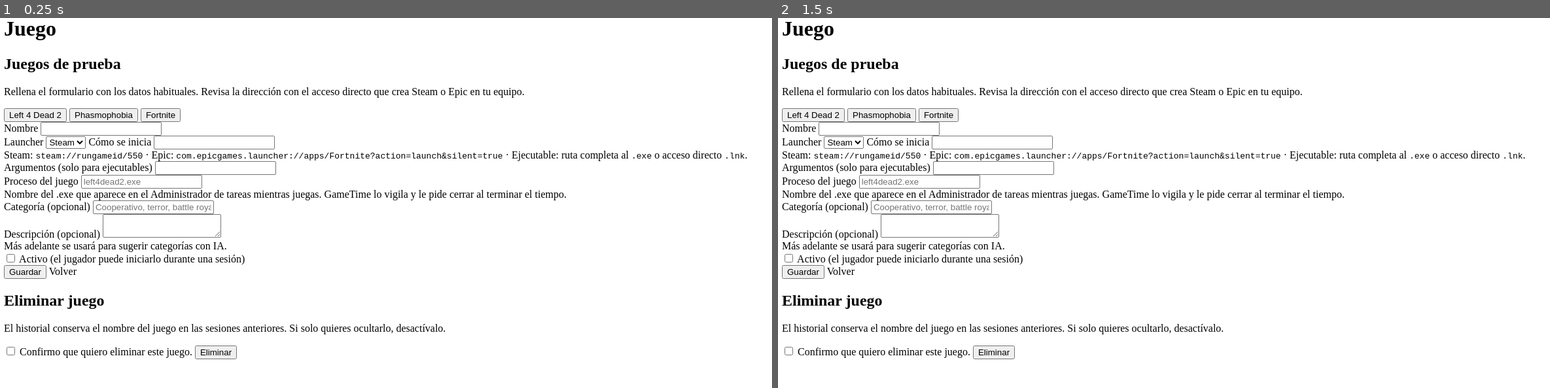
Above: before the commit, frames 1-2 (left to right).
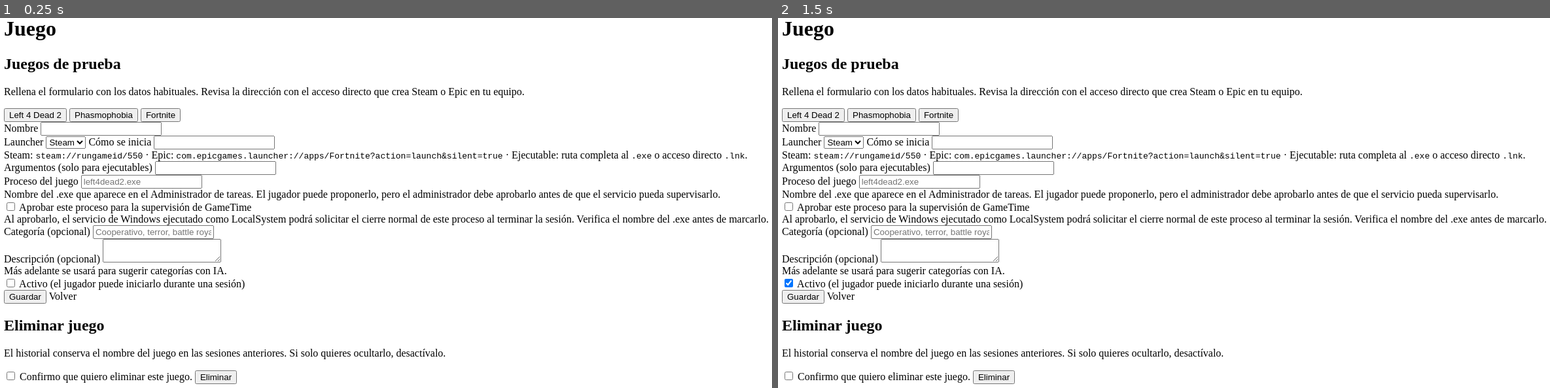
Above: after the commit, the same moments.

Repository: Davidortiz28/Game_Time
Game: browser game, page backend/src/main/resources/templates/games/form.html
Same seed, same stepped clock (60 frames per second), same inputs: the game is played once before the commit and once after it.
Inputs (mouse positions are in pixels of both pictures, inside the frame that each line leads up to):
- Up to frame 1 (0.25 s): no input
- Up to frame 2 (1.5 s): click (785, 284) at 1.27 s

The runs differ from the first frame. In frame 1, 5.0% of the frame differs, in the area x 0-100%, y 46-99%; in frame 2, 5.0%.

Commit message:
feat: require admin approval for supervised games

Diff:
--- a/backend/src/main/resources/templates/games/form.html
+++ b/backend/src/main/resources/templates/games/form.html
@@ -45,8 +45,14 @@
 
             <label for="processName">Proceso del juego</label>
             <input id="processName" type="text" th:field="*{processName}" maxlength="260" required placeholder="left4dead2.exe">
-            <div class="hint">Nombre del .exe que aparece en el Administrador de tareas mientras juegas. GameTime lo vigila y le pide cerrar al terminar el tiempo.</div>
+            <div class="hint">Nombre del .exe que aparece en el Administrador de tareas. El jugador puede proponerlo, pero el administrador debe aprobarlo antes de que el servicio pueda supervisarlo.</div>
             <div class="field-error" th:if="${#fields.hasErrors('processName')}" th:errors="*{processName}"></div>
+
+            <label class="inline">
+                <input type="checkbox" th:field="*{processSupervisionApproved}">
+                Aprobar este proceso para la supervisión de GameTime
+            </label>
+            <div class="hint">Al aprobarlo, el servicio de Windows ejecutado como LocalSystem podrá solicitar el cierre normal de este proceso al terminar la sesión. Verifica el nombre del .exe antes de marcarlo.</div>
 
             <label for="category">Categoría (opcional)</label>
             <input id="category" type="text" th:field="*{category}" maxlength="100" placeholder="Cooperativo, terror, battle royale…">
--- a/backend/src/main/resources/templates/games/list.html
+++ b/backend/src/main/resources/templates/games/list.html
@@ -16,7 +16,7 @@
         <div class="table-wrap" th:unless="${#lists.isEmpty(games)}">
             <table>
                 <thead>
-                <tr><th>Juego</th><th>Launcher</th><th>Proceso</th><th>Categoría</th><th>Estado</th><th></th></tr>
+                <tr><th>Juego</th><th>Launcher</th><th>Proceso</th><th>Categoría</th><th>Disponibilidad</th><th>Supervisión</th><th></th></tr>
                 </thead>
                 <tbody>
                 <tr th:each="g : ${games}">
@@ -28,6 +28,10 @@
                         <span class="badge ACTIVE" th:if="${g.enabled()}">Activo</span>
                         <span class="badge off" th:unless="${g.enabled()}">Desactivado</span>
                     </td>
+                    <td>
+                        <span class="badge ACTIVE" th:if="${g.processSupervisionApproved()}">Aprobado</span>
+                        <span class="badge off" th:unless="${g.processSupervisionApproved()}">Pendiente</span>
+                    </td>
                     <td><a th:href="@{/games/{id}/edit(id=${g.id()})}">Editar</a></td>
                 </tr>
                 </tbody>
Not shown, changed: Serviciosistemawindows.md
Not shown, changed: backend/src/main/java/com/gametime/backend/api/ClientApiController.java
Not shown, changed: backend/src/main/java/com/gametime/backend/api/ClientGamesController.java
Not shown, changed: backend/src/main/java/com/gametime/backend/games/Game.java
Not shown, changed: backend/src/main/java/com/gametime/backend/games/GameForm.java
Not shown, changed: backend/src/main/java/com/gametime/backend/games/GameService.java
Not shown, changed: backend/src/main/java/com/gametime/backend/sessions/SessionService.java
Not shown, added: backend/src/main/resources/db/migration/V7__admin_approval_for_game_supervision.sql
Not shown, changed: desktop-client/src/main/java/com/gametime/client/BackendClient.java
Not shown, changed: desktop-client/src/main/java/com/gametime/client/GameTimeClient.java
